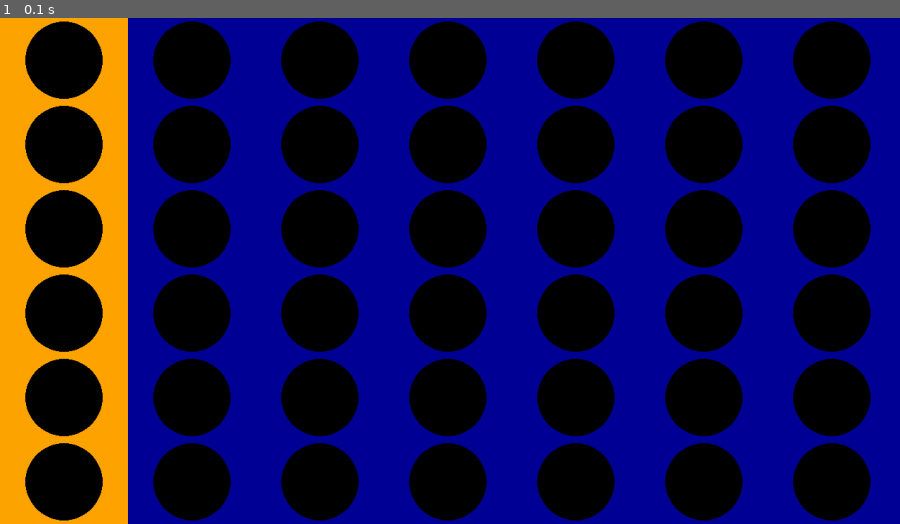
Above: before the commit, frame 1.
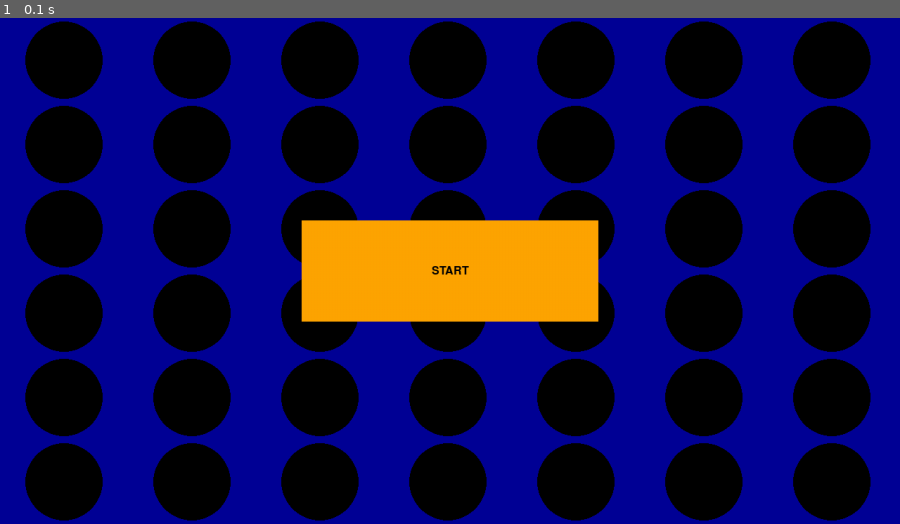
Above: after the commit, the same moment.

Repository: Iain4/connect_5
Game: pygame game, started from main_connect_n.py
The game is run twice, just before and just after one commit, with the same random seed, the same clock (stepped at 60 frames per second) and the same inputs.
Inputs:
- Up to frame 1 (0.1 s): no input

The runs differ from the first frame. In frame 1, 15% of the frame differs, in the area x 0-67%, y 0-100%.

Commit message:
started on the start menu

Diff:
--- a/Stateizer.py
+++ b/Stateizer.py
@@ -1,5 +1,6 @@
 from Gameplay_Happenater import Gameplay_Happenater
 import pygame as pg
+from pygame_extras import Button
 
 class Stateizer(Gameplay_Happenater):
     def __init__(
@@ -126,7 +127,19 @@
 
     ### start_menu state ###
     def start_menu(self):
-        self.set_state("gaming")
+        self.draw_game_board(self.get_board())
+        pose = (int(self.res[0]/2), int(self.res[1]/2))
+        dim = (int(0.33*self.res[0]), int(0.2*self.res[1]))
+
+        start_button = Button(
+            pose,
+            dim,
+            text="START"
+        )
+        start_button.draw(self.screen)
+        self.handle_inputs()
+        # self.set_state("gaming")
+        self.render()
 
 
     ### paused state ###
--- /dev/null
+++ b/pygame_extras.py
@@ -0,0 +1,59 @@
+import pygame as pg
+
+# TODO: make not fugly
+class Button:
+    def __init__(
+            self,
+            pose,
+            dim,
+            b_color="orange",
+            text=None,
+            text_color="black",
+            font=pg.font.get_default_font(),
+            font_size=24,
+            alpha = 200,
+            **kwargs
+        ):
+        pg.font.init()
+        # self.pose = pose
+        self.dim = dim
+        self.b_color = b_color
+        self.text_color = text_color
+
+        self.text = pg.font.SysFont(font, font_size).render(
+            text,
+            True,
+            self.text_color,
+            self.b_color
+        )
+
+        self.b_rect = pg.Rect(
+            pose,
+            dim,
+            color=b_color,
+            **kwargs
+        )
+        self.b_rect.center = pose
+
+        self.text_rect = self.text.get_rect()
+        self.text_rect.center = self.b_rect.center
+
+        # self.b_surf = pg.Surface(self.b_rect.size)
+        # self.b_surf.set_alpha(alpha)
+
+
+    def draw(self, surface):
+        # self.b_surf.fill(self.b_color, self.b_rect)
+        pg.draw.rect(surface, self.b_color, self.b_rect)
+        surface.blit(self.text, self.text_rect)
+
+
+    def pressed(self)->bool:
+        for event in pg.event.get():
+            if (
+                    event.type == pg.MOUSEBUTTONDOWN
+                    and event.button == 1
+                    and self.rect.collidepoint(pg.mouse.get_pos()) == True
+                ):
+                return True
+        return False
